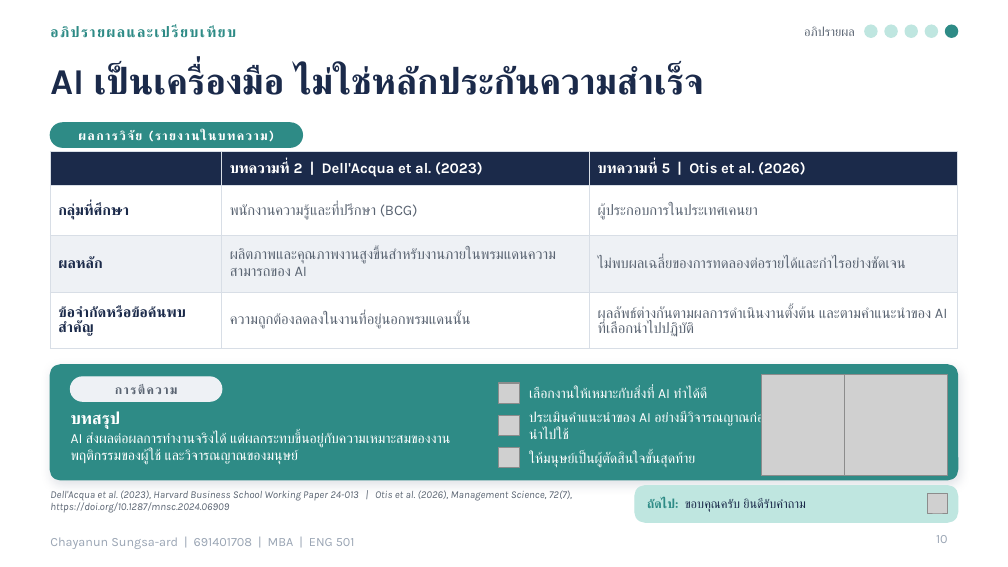
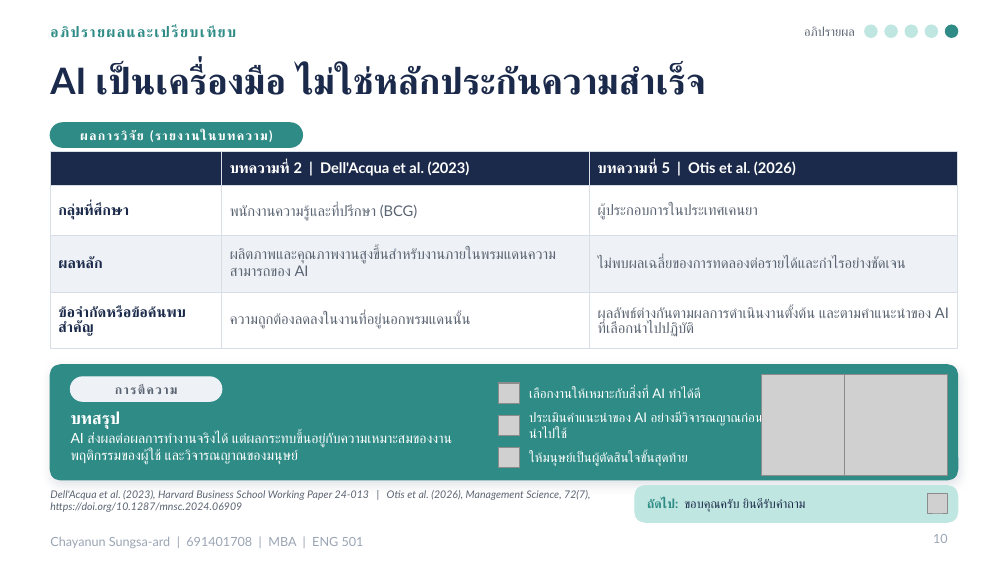
Before and after one commit to tungao06/slide-present-en, a slide deck: slide 10 of presentation/AI_Work_Performance_ENG501.pptx. Drawn at 1008x567 pixels with LibreOffice and Linux fonts; fonts in the diff are those of the drawing; grey boxes stand for pictures; background and template pictures are left out. Boxes give left, top, right and bottom in pixels: in the first picture for what was removed or moved away, otherwise in the second. Text is boxed around its words. In the diff, an @@ line names an element or a change of style, - is before the commit and + after.

```diff
--- a/presentation/AI_Work_Performance_ENG501.pptx
+++ b/presentation/AI_Work_Performance_ENG501.pptx
@@ table at [50,151,958,341] @@
@@ font Karla to Lato @@
@@ size 10 to 9.5 pt, font Karla to Lato in 3 elements at [529,387,701,398], [529,412,763,438], [529,452,688,466] @@
@@ font Karla to Lato in 8 elements at [50,65,706,95], [129,130,144,140], [71,412,121,429], [71,432,452,465], [50,490,590,512], [647,499,806,512], [933,534,948,543], [50,537,364,548] @@
```
Also in this commit, not shown: 9 other slides changed, 13 other files.
